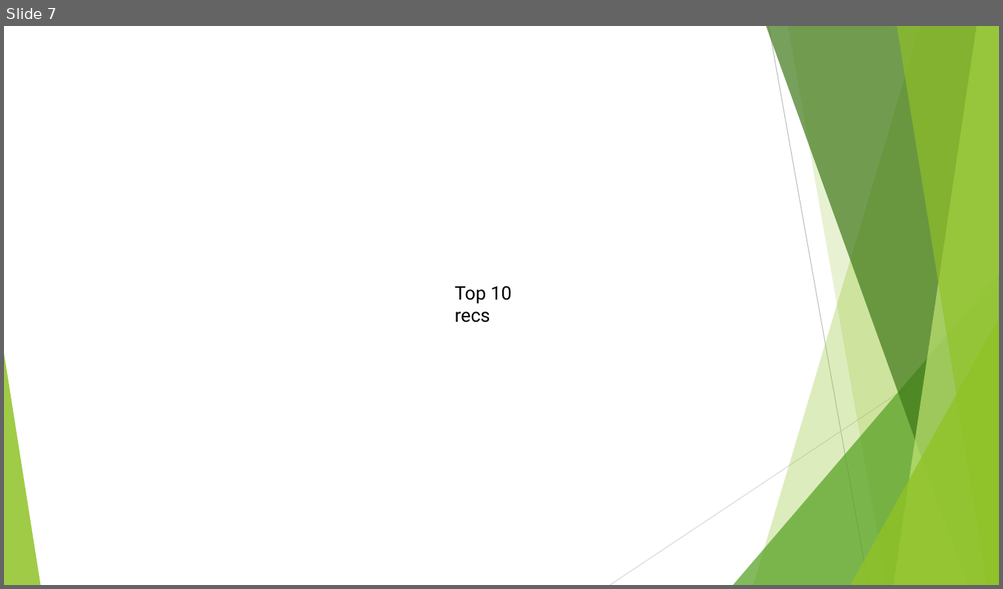
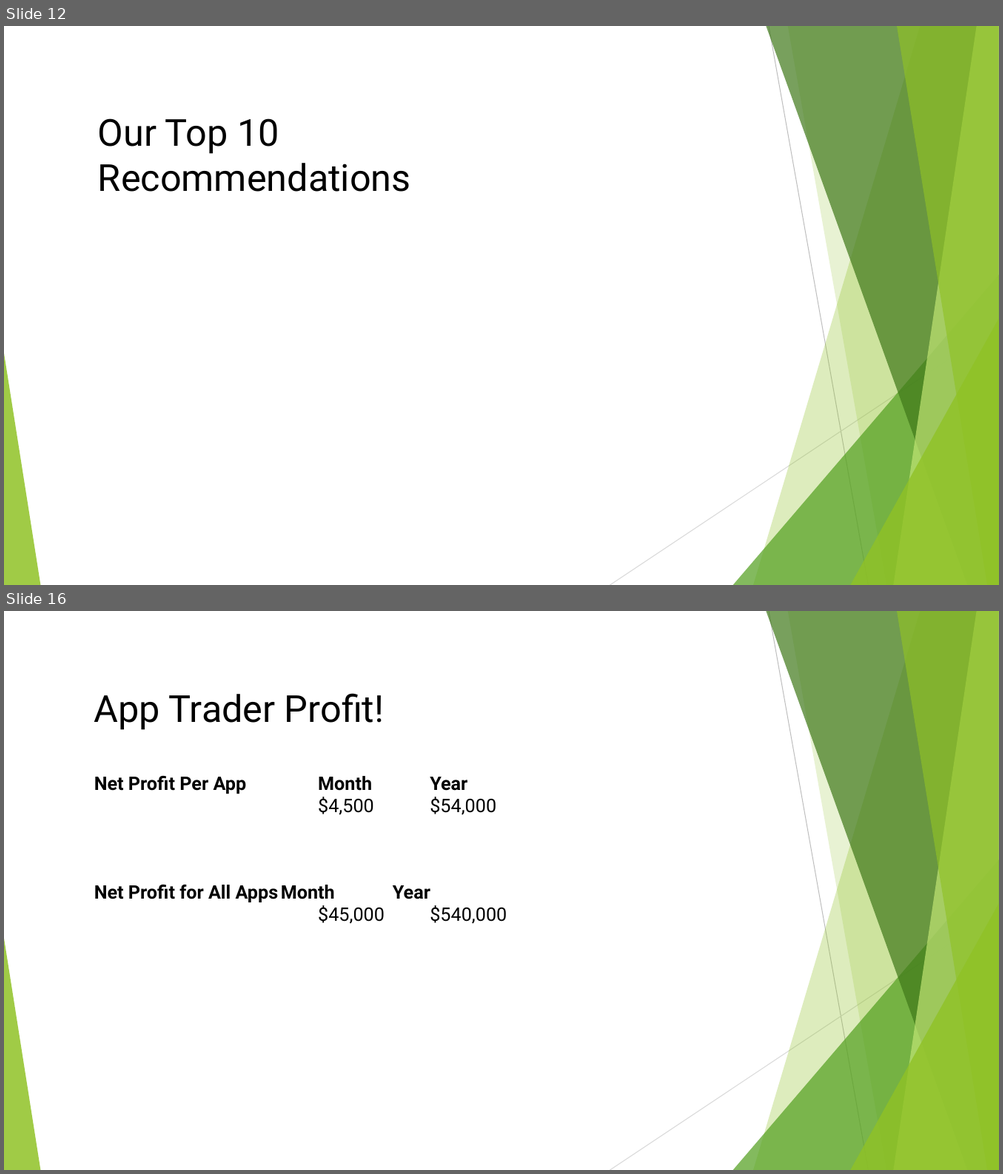
Before and after one commit to aaroncp/app-trader, a slide deck: app_trader_presentationKL.pptx. Shown one above the other, each under a label of ours: slide 7 before the commit, slides 12 and 16 after it; the slides between them are not shown. The pictures are 1003x589 and 1003x1174 pixels, drawn with LibreOffice and Linux fonts; fonts in the diff are those of the drawing. Boxes give left, top, right and bottom in pixels: in the first picture for what was removed or moved away, otherwise in the second. Text is boxed around its words. In the diff, an @@ line names an element or a change of style, - is before the commit and + after.

```diff
--- a/app_trader_presentationKL.pptx
+++ b/app_trader_presentationKL.pptx
@@ slide 16 added at [4, 611, 999, 1170], background #FFFFFF; not listed: 10 template elements that a slide beside it also shows @@
@@ text added at [94, 693, 384, 730], 36 pt, text #000000 @@
+App Trader Profit!
@@ text added at [94, 776, 496, 815], 18 pt, text #000000, bold @@
+Net Profit Per App Month Year
+$4,500 $54,000
@@ text added at [94, 885, 506, 924], 18 pt, text #000000, bold @@
+Net Profit for All Apps Month Year
+$45,000 $540,000
@@ what was slide 7 is now slide 12 @@
@@ slide 12 changed as well @@
@@ text at [98, 118, 411, 192]: text changed; size 18 to 36 pt @@
-Top 10 recs
+Our Top 10 Recommendations
```
Also in this commit, not shown: 4 other slides changed, 15 other slides added, 3 slides removed, 1 other file.
